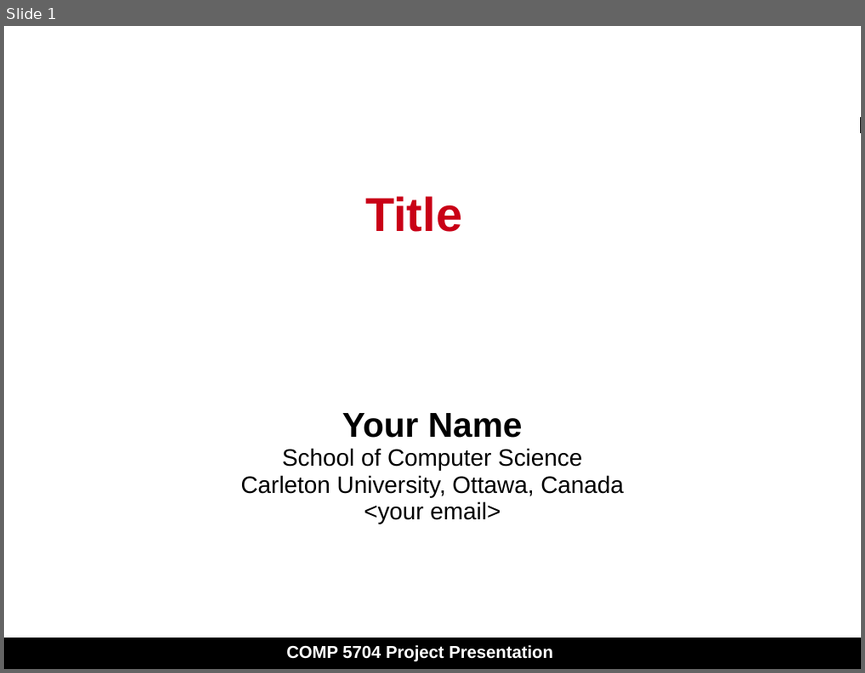
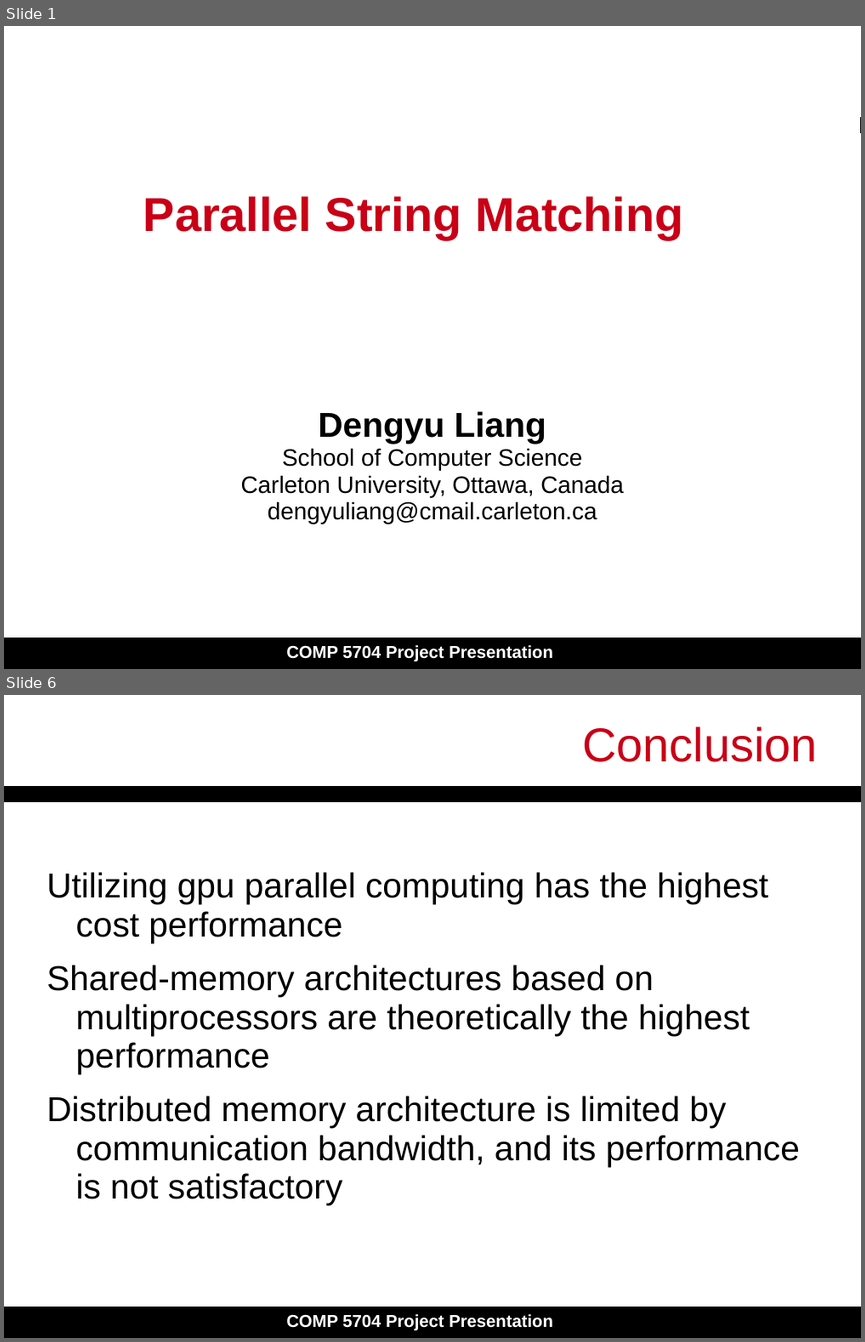
Before and after one commit to dengyull/COMP5704-project, a slide deck: Slide_Presentation.ppt. Shown one above the other, each under a label of ours: slide 1 before the commit, slides 1 and 6 after it; the slides between them are not shown. The pictures are 865x673 and 865x1342 pixels, drawn with LibreOffice and Linux fonts; fonts in the diff are those of the drawing. Boxes give left, top, right and bottom in pixels: in the first picture for what was removed or moved away, otherwise in the second. Text is boxed around its words. In the diff, an @@ line names an element or a change of style, - is before the commit and + after.

```diff
--- a/Slide_Presentation.ppt
+++ b/Slide_Presentation.ppt
@@ slide 6 added at (4, 695, 861, 1338), background #FFFFFF; not listed: 3 template elements that a slide beside it also shows @@
@@ title added at (582, 726, 817, 762), 44 pt, text #C90016 @@
+Conclusion
@@ text added at (46, 872, 800, 1205), 32 pt, text #000000 @@
+Utilizing gpu parallel computing has the highest cost performance
+Shared-memory architectures based on multiprocessors are theoretically the highest performance
+Distributed memory architecture is limited by communication bandwidth, and its performance is not satisfactory
@@ slide 1 changed as well @@
@@ title at (143, 196, 684, 239): text changed @@
-Title
+Parallel String Matching
@@ subtitle at (318, 411, 546, 443): text changed @@
-Your Name
+Dengyu Liang
@@ subtitle at (268, 501, 597, 523): text changed @@
-<your email>
+dengyuliang@cmail.carleton.ca
```
Also in this commit, not shown: 4 other slides added, 1 slide removed, 17 other files.
